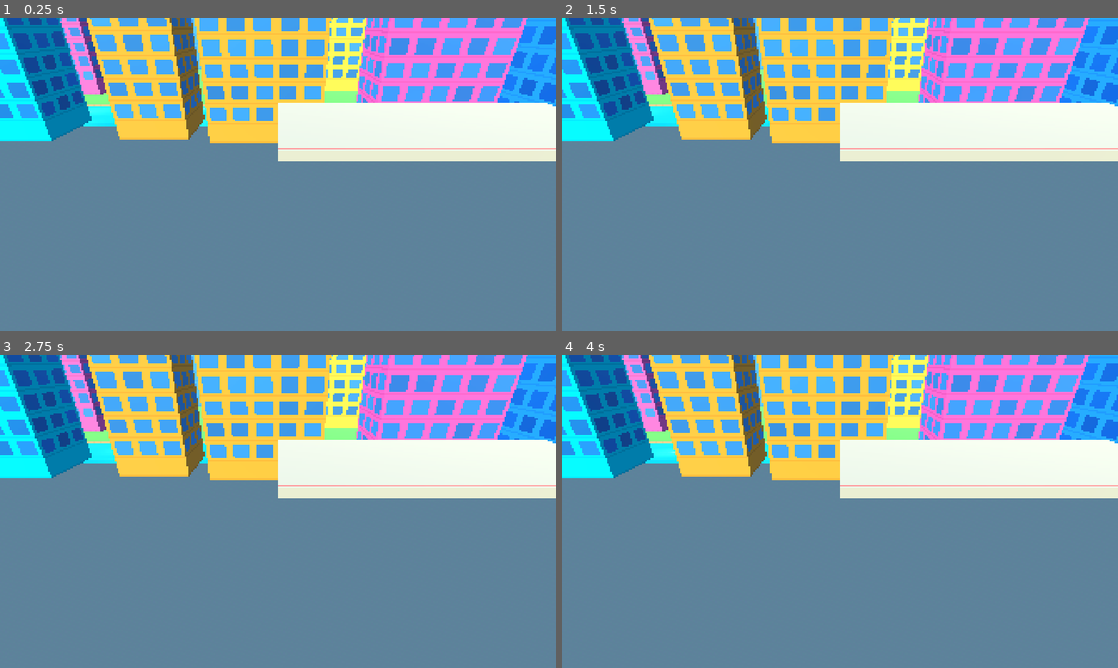
Above: before the commit, frames 1-4 (two rows, left to right).
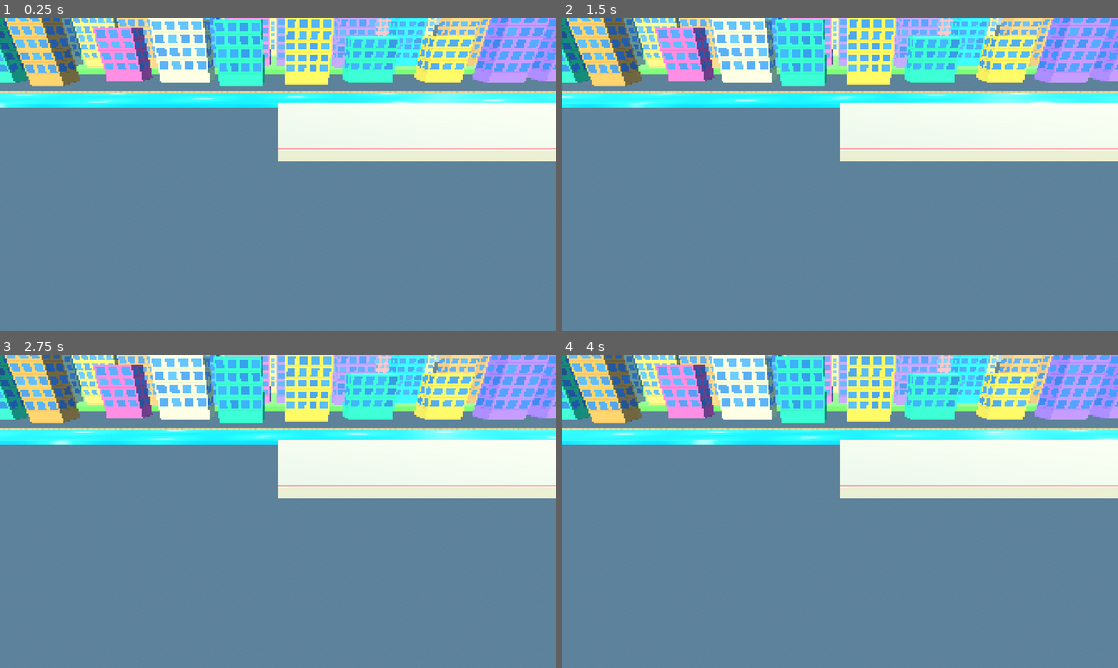
Above: after the commit, the same moments.

Repository: nnamdinwali/shadow-killer
Game: Godot game, scene res://node_3d.tscn
Same seed, same stepped clock (60 frames per second), same inputs: the game is played once before the commit and once after it.
Inputs (mouse positions are in pixels of both pictures, inside the frame that each line leads up to):
- Up to frame 1 (0.25 s): no input
- Up to frame 2 (1.5 s): tap Enter at 0.5, 0.6 s; move the mouse to (962, 158) at 0.52 s; click (962, 158) at 0.67 s; tap Space at 1.25 s; drag from (728, 190) to (812, 237) at 1.27 s
- Up to frame 3 (2.75 s): move the mouse to (333, 442) at 2.02 s; tap Enter at 2.1 s; click (333, 442) at 2.17 s
- Up to frame 4 (4 s): drag from (812, 574) to (673, 464) at 2.77 s; move the mouse to (1006, 558) at 3.52 s; tap Enter at 3.6 s; click (1006, 558) at 3.67 s

The runs differ from the first frame. In frame 1, 31% of the frame differs, in the area x 0-100%, y 0-40%; in frame 2, 31%; in frame 3, 31%; in frame 4, 31%.

Commit message:
Push city skyline back for side-scrolling rooftop view

Diff:
--- a/city_polish.gd
+++ b/city_polish.gd
@@ -17,12 +17,12 @@
 ## "period" is the repeat distance in meters; layers are built three times side
 ## by side and wrapped, so the city is endless.
 const SKY_LAYERS := [
-	{"name": "FarSkyline", "z": -72.0, "scroll": 0.10, "period": 260.0, "count": 16,
-		"w_min": 9.0, "w_max": 16.0, "h_min": 28.0, "h_max": 58.0, "depth": 9.0, "haze": 0.15},
-	{"name": "MidSkyline", "z": -40.0, "scroll": 0.30, "period": 170.0, "count": 10,
-		"w_min": 10.0, "w_max": 17.0, "h_min": 18.0, "h_max": 36.0, "depth": 9.0, "haze": 0.05},
-	{"name": "NearSkyline", "z": -11.5, "scroll": 0.62, "period": 110.0, "count": 7,
-		"w_min": 8.0, "w_max": 13.0, "h_min": 10.0, "h_max": 18.0, "depth": 8.0, "haze": 0.0},
+	{"name": "FarSkyline", "z": -112.0, "scroll": 0.08, "period": 300.0, "count": 18,
+		"w_min": 8.0, "w_max": 15.0, "h_min": 22.0, "h_max": 46.0, "depth": 7.0, "haze": 0.32},
+	{"name": "MidSkyline", "z": -76.0, "scroll": 0.20, "period": 220.0, "count": 14,
+		"w_min": 8.0, "w_max": 14.0, "h_min": 15.0, "h_max": 30.0, "depth": 7.0, "haze": 0.18},
+	{"name": "NearSkyline", "z": -48.0, "scroll": 0.38, "period": 150.0, "count": 10,
+		"w_min": 7.0, "w_max": 12.0, "h_min": 9.0, "h_max": 19.0, "depth": 6.0, "haze": 0.08},
 ]
 
 const CLOUD_NODES := ["CloudLayerFar", "CloudLayerMid", "CloudLayerHigh"]
@@ -216,9 +216,9 @@
 	var center_x := (LAND_X_MAX + LAND_X_MIN) * 0.5
 	# Keep foreground ground and road out of the camera-to-rooftop sightline.
 	# They previously hid the building walls and made the roof slabs look airborne.
-	_box("LandBack", Vector3(center_x, -0.5, -88.0), Vector3(length, 1.0, 124.0), land_back)
-	_box("QuayBack", Vector3(center_x, -0.3, -26.0), Vector3(length, 0.6, 0.6), quay)
-	_box("River", Vector3(center_x, -0.65, -21.5), Vector3(length, 0.6, 9.0), water_material)
+	_box("LandBack", Vector3(center_x, -0.5, -112.0), Vector3(length, 1.0, 92.0), land_back)
+	_box("QuayBack", Vector3(center_x, -0.3, -37.0), Vector3(length, 0.6, 0.6), quay)
+	_box("River", Vector3(center_x, -0.65, -32.0), Vector3(length, 0.6, 9.0), water_material)
 
 
 func _build_skyline() -> void:
